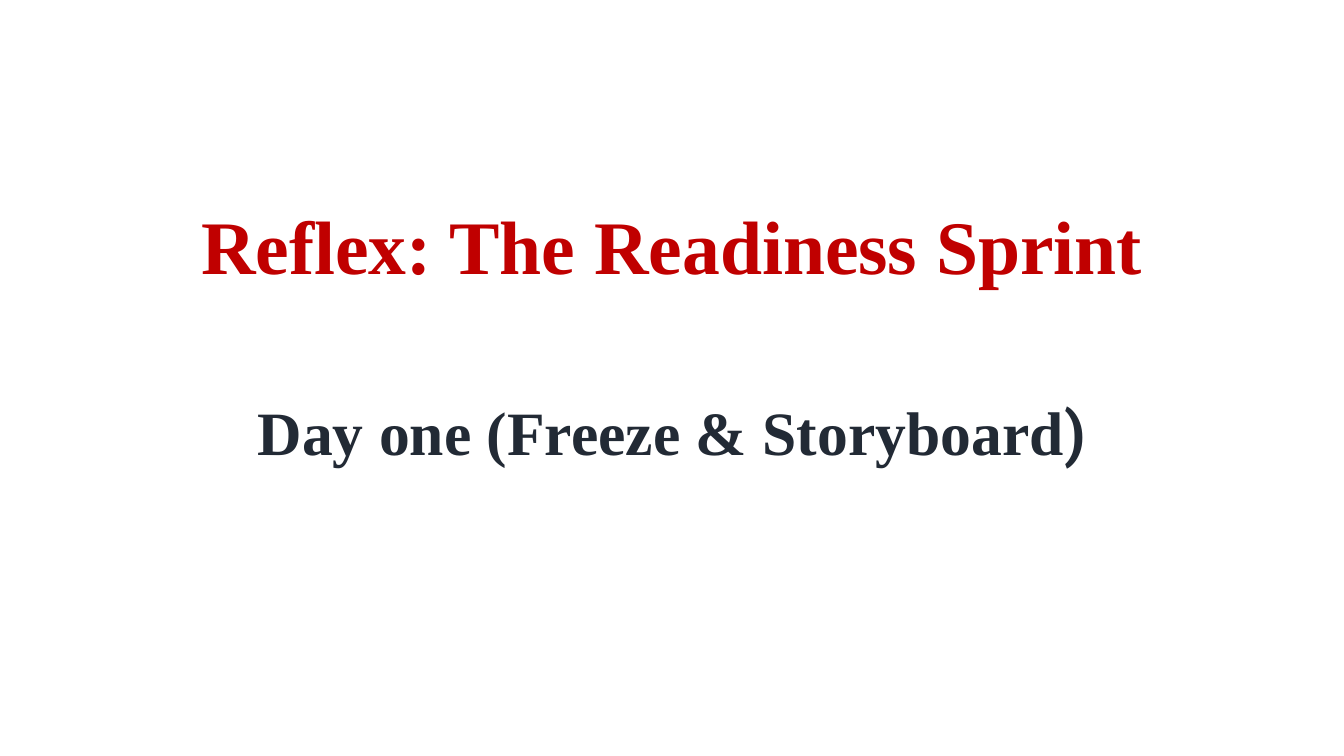
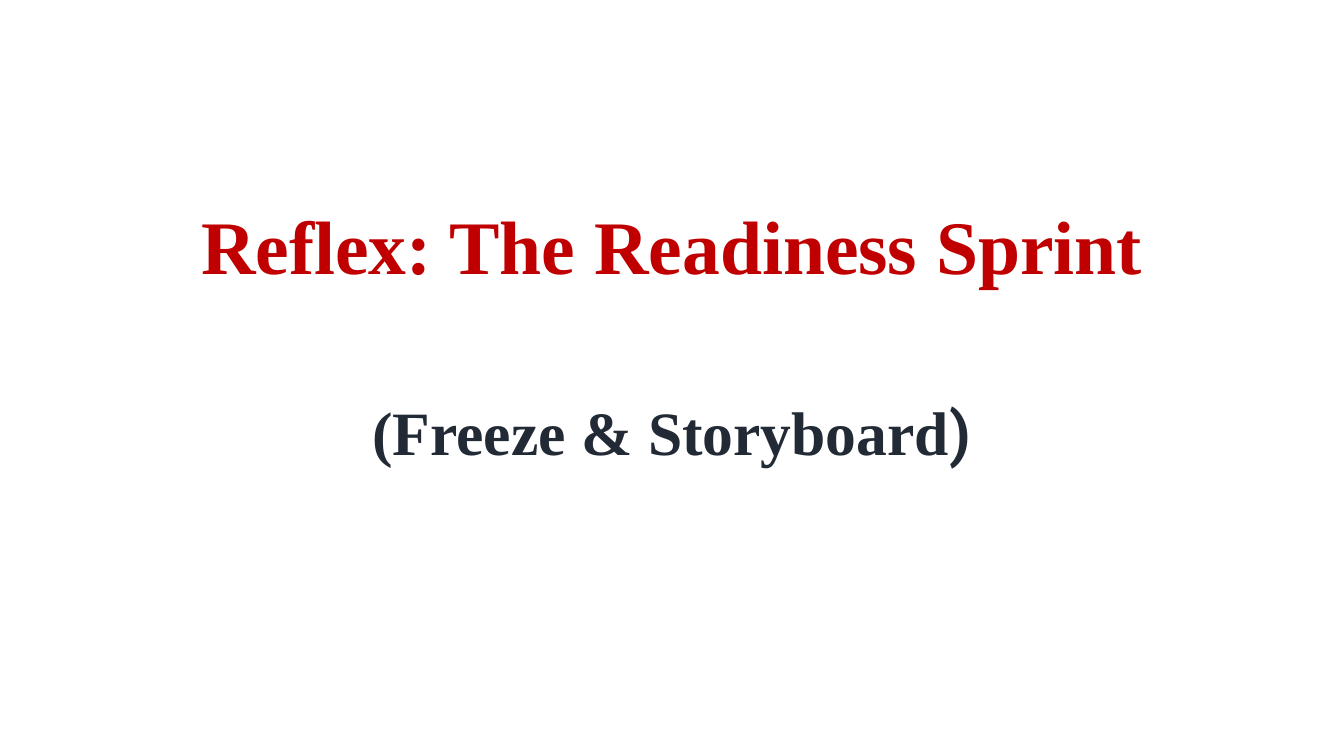
Before and after one commit to collinskiplangatrotich/Webhook-Verifier-Prototype., a slide deck: slide 1 of Reflex.pptx. Drawn at 1344x756 pixels with LibreOffice and Linux fonts; fonts in the diff are those of the drawing. Boxes give left, top, right and bottom in pixels: in the first picture for what was removed or moved away, otherwise in the second. Text is boxed around its words. In the diff, an @@ line names an element or a change of style, - is before the commit and + after.

Commit message:
pitch

```diff
--- a/Reflex.pptx
+++ b/Reflex.pptx
@@ subtitle at [372, 406, 971, 466]: text changed @@
-Day one (Freeze & Storyboard)
+(Freeze & Storyboard)
```
